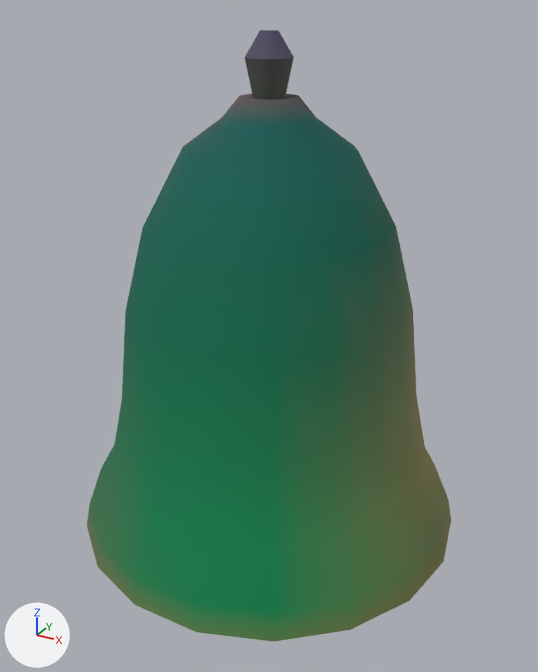
Renders of the glTF model assets/kit/bell_great.glb from each side of a commit.
Both versions are drawn from a 50 mm lens placed at (1.24, -2.25, 1.88), pointed at (0.03, -0.05, 0.78). The lights are fixed; the arrows at lower left show +X, +Y and +Z. The first picture is the older version. Vertices at exactly the same position are counted once.

In view in the first picture: 'bell_great', 'crown'.
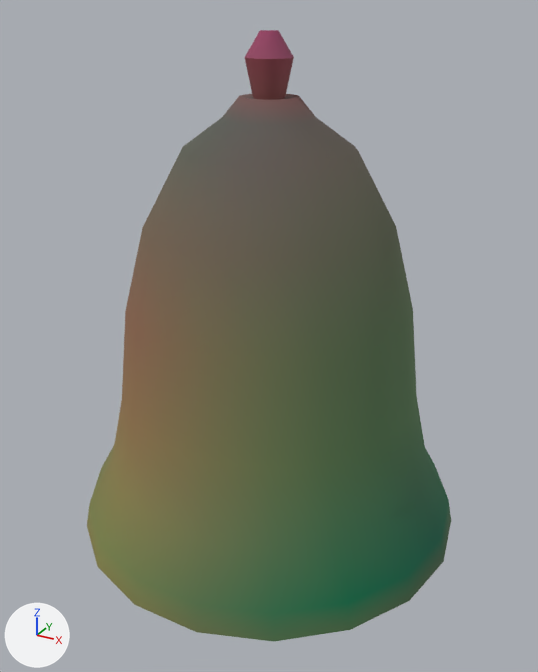
Patch to the scene script:
```diff
--- a/assets/kit/bell_great.glb.py
+++ b/assets/kit/bell_great.glb.py
@@ me_bell_great @@
 me_bell_great.from_pydata(...)  # 306 vertices, 608 faces; spans x -0.74..0.74, y -0.73..0.73, z 0.0..1.62
 # used by ob_bell_great; location = (0.0, 0.0, 0.0)
+# me_bell_great part 1: 608 faces centred in x -0.72..0.72, y -0.72..0.72, z 0.01..1.62 are repainted in the vertex colours, in many colours
 me_bell_great.materials.append(mat_m_bell)
@@ me_crown @@
 me_crown.from_pydata(...)  # 30 vertices, 56 faces; spans x -0.08..0.08, y -0.076..0.076, z 1.6..1.82
 # used by ob_crown; location = (0.0, 0.0, 0.0)
+# me_crown part 2: 28 faces centred in x -0.058..0.058, y -0.06..0.06, z 1.767..1.82 are repainted in the vertex colours; the middle colour goes from blue #8687ea to pink #f579ea
+# me_crown part 3: 28 faces centred in x -0.065..0.065, y -0.067..0.067, z 1.6..1.693 are repainted in the vertex colours; the middle colour goes from greyish blue #86a1b2 to pink #d78fb2
 me_crown.materials.append(mat_m_bell)
```

Where the change shows, as pixel boxes [x1, y1, x2, y2] in the pictures (538 x 672 px):
part 1 of me_bell_great, recoloured
    both: [87, 94, 451, 642]
part 2 of me_crown, recoloured
    both: [245, 30, 293, 59]
part 3 of me_crown, recoloured
    both: [245, 57, 294, 100]
